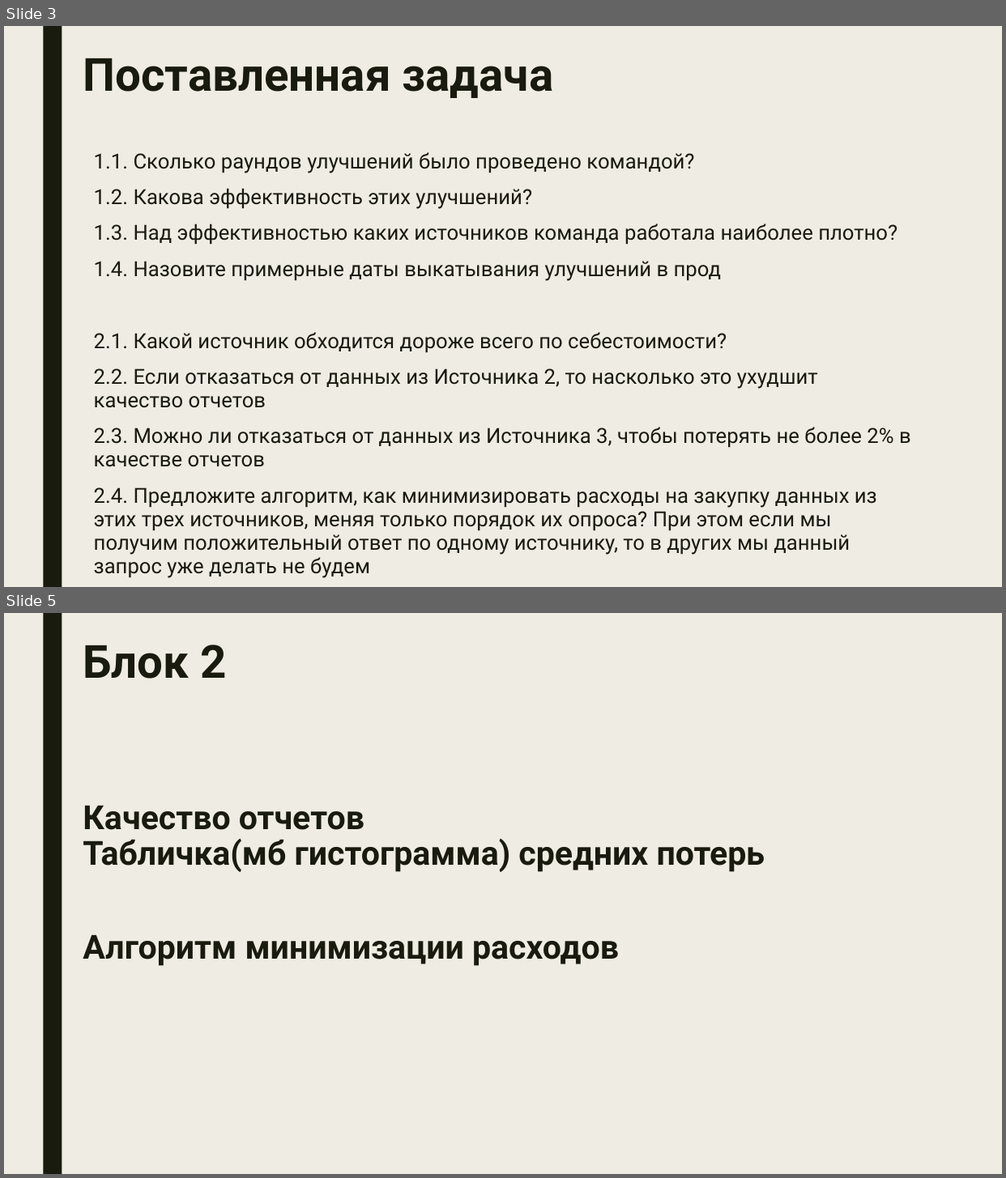
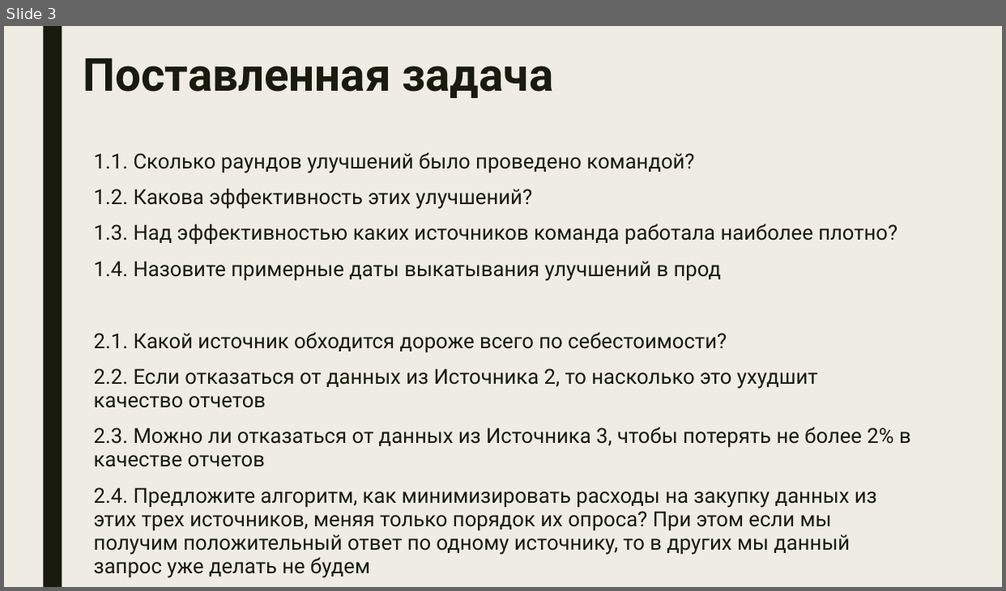
Before and after one commit to IAmSerepok/DataFromVariousSources, a slide deck: speech/presentation.pptx. Shown one above the other, each under a label of ours: slides 3 and 5 before the commit, slide 3 after it; the slides between them are not shown. The pictures are 1006x1178 and 1006x591 pixels, drawn with LibreOffice and Linux fonts; fonts in the diff are those of the drawing. Boxes give left, top, right and bottom in pixels: in the first picture for what was removed or moved away, otherwise in the second. Text is boxed around its words. In the diff, an @@ line names an element or a change of style, - is before the commit and + after.

```diff
--- a/speech/presentation.pptx
+++ b/speech/presentation.pptx
@@ slide 5 removed at (4, 613, 1002, 1174), background #EFEDE3; not listed: 1 template element that a slide beside it also shows @@
@@ text removed at (83, 645, 227, 679) @@
-Блок 2
@@ text removed at (83, 805, 765, 872) @@
-Качество отчетов
-Табличка(мб гистограмма) средних потерь
@@ text removed at (83, 935, 619, 966) @@
-Алгоритм минимизации расходов
```
Also in this commit, not shown: 2 slides added, 1 other slide removed, 2 other files.
